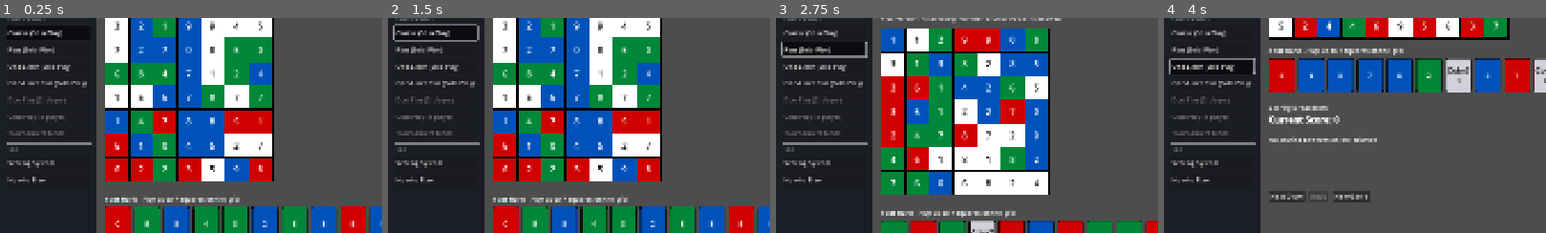
Above: before the commit, frames 1-4 (left to right).
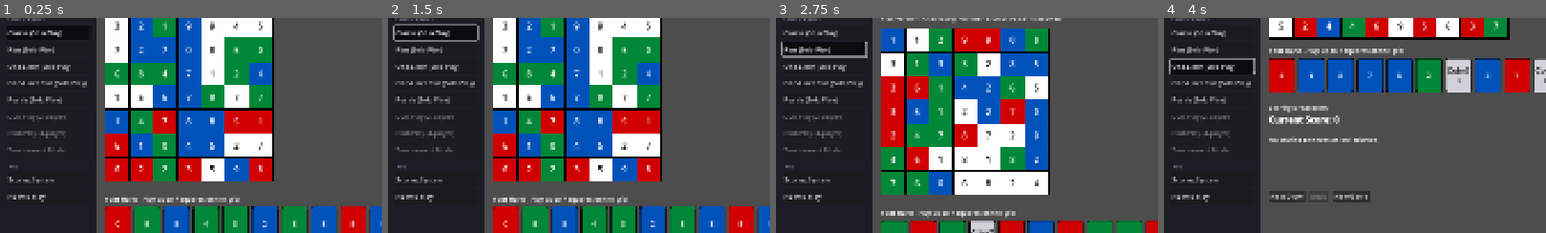
Above: after the commit, the same moments.

Repository: nadamcnada/chromodulus
Game: Godot game, scene res://scenes/Main.tscn
Same seed, same stepped clock (60 frames per second), same inputs: the game is played once before the commit and once after it.
Inputs:
- Up to frame 1 (0.25 s): no input
- Up to frame 2 (1.5 s): click "Classic (Solo Play)" at 0.5 s; click "Classic (Solo Play)" at 1.25 s
- Up to frame 3 (2.75 s): click "Plus (Solo Play)" at 2 s
- Up to frame 4 (4 s): click "Plus (Solo Play)" at 2.75 s; click "One-Liner (Solo Play)" at 3.5 s
The pictures show only the part of the screen within x 0-50%, y 9-59%; the shares and areas given below are measured in that part.

The runs differ from the first frame. In frame 1, 1.5% of the frame differs, in the area x 1-24%, y 36-86%; in frame 2, 1.5%; in frame 3, 1.5%; in frame 4, 1.5%.

Commit message:
Add Chromodulus Puzzle: 3x3 grid, win/lose
New ruleset played on a 3x3 grid, randomly filled at start, with the
same three-draw structure as One-Liner (two draws of up to 7 plays,
then a final draw of up to 10). No scoring - End Game just checks
whether the grid is solved.

PatternEngine.check_puzzle_solved(grid) requires both:
- Every one of the 8 lines (3 rows, 3 columns, 2 diagonals) is
  independently a numeric Cluster or Run (reusing the existing 0-can-
  wrap Run check), and
- The grid's colors as a whole are one of: all one color, a 2-color
  checkerboard, or 3 rows (or 3 columns) each solid a single color with
  all three colors distinct.
Verified against the worked examples (123/123/123, 111/222/333,
000/000/000) plus negative cases (random grids, and a numerically
valid grid with scattered, non-matching colors).

GameState gains a PUZZLE case (3x3, 3 draws) and end_game() branches to
check_puzzle_solved() instead of score_grid() - score_grid() assumes a
7x7 or 1x10 layout and isn't dimension-safe for a 3x3 grid. GameView
skips the scoring panel/live pattern highlighting for Puzzle in favor
of a plain Solved!/Not Solved status. main.gd adds the sidebar entry;
per instruction, the RH reference panel and Scoring System/How to Play
links are left as-is (falling back to Classic's placeholder) until
Puzzle-specific content is provided.

Diff:
--- a/scripts/game_state.gd
+++ b/scripts/game_state.gd
@@ -2,18 +2,22 @@
 extends RefCounted
 ##
 ## GameState: the authoritative Chromodulus game engine, shared by every
-## game version (Classic, Plus, One-Liner, One-Liner Plus, ...). Each GameView
-## owns its own instance - these are separate, independent games, not one
-## shared session - and the [member ruleset] tells PatternEngine which
-## scoring rules to apply.
+## game version (Classic, Plus, One-Liner, One-Liner Plus, Puzzle, ...). Each
+## GameView owns its own instance - these are separate, independent games,
+## not one shared session - and the [member ruleset] tells PatternEngine
+## which scoring rules to apply.
 ##
 ## Classic/Plus own a 7x7 grid and a five-draw sequence: four 10-card draws
 ## (play up to 7, then advance with Next Draw) followed by a fifth and final
 ## 10-card draw (play any/all, then End Game). One-Liner/One-Liner Plus own a
-## single 1x10 row and a three-draw sequence instead (two 10-card draws,
-## play up to 7 each, then a third and final draw playing any/all). Undo
-## steps back one played square at a time but never crosses into a previous
-## draw - it can only go as far back as the current draw's freshly dealt hand.
+## single 1x10 row, and Puzzle a 3x3 grid, each with a three-draw sequence
+## instead (two 10-card draws, play up to 7 each, then a third and final
+## draw playing any/all). Undo steps back one played square at a time but
+## never crosses into a previous draw - it can only go as far back as the
+## current draw's freshly dealt hand.
+##
+## Puzzle is win/lose rather than scored: end_game() checks
+## PatternEngine.check_puzzle_solved() instead of score_grid().
 
 signal state_changed
 signal message(text: String)
@@ -21,7 +25,7 @@
 const MAX_PLAYS_PER_DRAW := 7
 const DRAW_SIZE := 10
 
-var ruleset: String = "CLASSIC"  # "CLASSIC" | "PLUS" | "ONE_LINER" | "ONE_LINER_PLUS"
+var ruleset: String = "CLASSIC"  # "CLASSIC" | "PLUS" | "ONE_LINER" | "ONE_LINER_PLUS" | "PUZZLE"
 
 var grid_rows: int = 7
 var grid_cols: int = 7
@@ -43,6 +47,10 @@
 	if ruleset in ["ONE_LINER", "ONE_LINER_PLUS"]:
 		grid_rows = 1
 		grid_cols = 10
+		total_draws = 3
+	elif ruleset == "PUZZLE":
+		grid_rows = 3
+		grid_cols = 3
 		total_draws = 3
 	else:
 		grid_rows = 7
@@ -288,8 +296,10 @@
 func end_game() -> Dictionary:
 	if phase != "FINAL_DRAW":
 		return _fail("You can only end the game after the final draw.")
-	var result: Dictionary = PatternEngine.score_grid(grid, ruleset)
-	last_result = result
+	if ruleset == "PUZZLE":
+		last_result = {"solved": PatternEngine.check_puzzle_solved(grid)}
+	else:
+		last_result = PatternEngine.score_grid(grid, ruleset)
 	phase = "GAME_OVER"
 	state_changed.emit()
 	return {"ok": true, "error": ""}
--- a/scripts/main.gd
+++ b/scripts/main.gd
@@ -7,6 +7,7 @@
 var plus_view: GameView
 var one_liner_view: GameView
 var one_liner_plus_view: GameView
+var puzzle_view: GameView
 var info_dialog: InfoDialog
 var content_area: Control
 var _nav_buttons: Dictionary = {}
@@ -51,6 +52,11 @@
 	one_liner_plus_view.set_anchors_preset(Control.PRESET_FULL_RECT)
 	content_area.add_child(one_liner_plus_view)
 
+	puzzle_view = GameView.new()
+	puzzle_view.ruleset = "PUZZLE"
+	puzzle_view.set_anchors_preset(Control.PRESET_FULL_RECT)
+	content_area.add_child(puzzle_view)
+
 	info_dialog = InfoDialog.new()
 	content_area.add_child(info_dialog)
 
@@ -88,6 +94,7 @@
 	_nav_buttons["plus"] = _add_nav_button(vbox, "Plus (Solo Play)", func(): _show_view("plus"))
 	_nav_buttons["one_liner"] = _add_nav_button(vbox, "One-Liner (Solo Play)", func(): _show_view("one_liner"))
 	_nav_buttons["one_liner_plus"] = _add_nav_button(vbox, "One-Liner Plus (Solo Play)", func(): _show_view("one_liner_plus"))
+	_nav_buttons["puzzle"] = _add_nav_button(vbox, "Puzzle (Solo Play)", func(): _show_view("puzzle"))
 	for label in ["Duo Play (2-player)", "Club Play (4-player)", "Tournament Mode"]:
 		var btn := _add_nav_button(vbox, label, func(): pass)
 		btn.disabled = true
@@ -153,6 +160,7 @@
 	plus_view.visible = which == "plus"
 	one_liner_view.visible = which == "one_liner"
 	one_liner_plus_view.visible = which == "one_liner_plus"
+	puzzle_view.visible = which == "puzzle"
 	for key in _nav_buttons.keys():
 		var btn: Button = _nav_buttons[key]
 		if not btn.disabled:
--- a/scripts/pattern_engine.gd
+++ b/scripts/pattern_engine.gd
@@ -27,6 +27,8 @@
 ## and another at cells 3-6): the shared cells become Nexus cells same as
 ## they would across two different lines elsewhere. Lengths 8-10 extend the
 ## score table (30/40/50pts).
+##
+## PUZZLE: a 3x3 grid, win/lose rather than scored - see check_puzzle_solved().
 ##
 ## Design notes, consistent since the original Base engine:
 ## - Classic/Plus: 7 rows, 7 columns, and all diagonals/anti-diagonals of
@@ -381,3 +383,104 @@
 		if ok:
 			return true
 	return false
+
+
+# ---------------------------------------------------------------------------
+# Puzzle (3x3, win/lose)
+# ---------------------------------------------------------------------------
+
+## A Puzzle grid is solved when BOTH hold:
+## 1. Every one of the 8 lines (3 rows, 3 columns, 2 diagonals) is, on its
+##    own, a numeric Cluster or Run (colors aren't considered per line here).
+## 2. The grid's colors as a whole form one of three allowed arrangements:
+##    all one color, a 2-color checkerboard, or 3 rows (or 3 columns) each
+##    solid a single color, with all three colors distinct.
+static func check_puzzle_solved(grid: Array) -> bool:
+	return _puzzle_numeric_lines_ok(grid) and _puzzle_color_pattern_ok(grid)
+
+
+static func _puzzle_lines() -> Array:
+	var lines: Array = []
+	for r in range(3):
+		lines.append([Vector2i(r, 0), Vector2i(r, 1), Vector2i(r, 2)])
+	for c in range(3):
+		lines.append([Vector2i(0, c), Vector2i(1, c), Vector2i(2, c)])
+	lines.append([Vector2i(0, 0), Vector2i(1, 1), Vector2i(2, 2)])
+	lines.append([Vector2i(0, 2), Vector2i(1, 1), Vector2i(2, 0)])
+	return lines
+
+
+static func _puzzle_numeric_lines_ok(grid: Array) -> bool:
+	for line in _puzzle_lines():
+		var numbers: Array = []
+		for p in line:
+			numbers.append(grid[p.x][p.y]["number"])
+		if not (_is_cluster(numbers) or _is_run(numbers)):
+			return false
+	return true
+
+
+static func _puzzle_color_pattern_ok(grid: Array) -> bool:
+	var colors: Array = []
+	for r in range(3):
+		var row: Array = []
+		for c in range(3):
+			row.append(grid[r][c]["color"])
+		colors.append(row)
+
+	return (
+		_puzzle_is_monochrome(colors)
+		or _puzzle_is_checkerboard(colors)
+		or _puzzle_is_solid_distinct_rows(colors)
+		or _puzzle_is_solid_distinct_rows(_transpose_3x3(colors))
+	)
+
+
+static func _transpose_3x3(colors: Array) -> Array:
+	var t: Array = []
+	for c in range(3):
+		var row: Array = []
+		for r in range(3):
+			row.append(colors[r][c])
+		t.append(row)
+	return t
+
+
+static func _puzzle_is_monochrome(colors: Array) -> bool:
+	var first: String = colors[0][0]
+	for r in range(3):
+		for c in range(3):
+			if colors[r][c] != first:
+				return false
+	return true
+
+
+static func _puzzle_is_checkerboard(colors: Array) -> bool:
+	var color_a: String = colors[0][0]
+	var color_b: String = colors[0][1]
+	if color_a == color_b:
+		return false
+	for r in range(3):
+		for c in range(3):
+			var expected: String = color_a if (r + c) % 2 == 0 else color_b
+			if colors[r][c] != expected:
+				return false
+	return true
+
+
+## True if every row is solid one color and the three rows' colors are all
+## distinct. Called a second time on the transposed grid to also check
+## solid-distinct columns.
+static func _puzzle_is_solid_distinct_rows(colors: Array) -> bool:
+	var row_colors: Array = []
+	for r in range(3):
+		var first: String = colors[r][0]
+		for c in range(3):
+			if colors[r][c] != first:
+				return false
+		row_colors.append(first)
+	return (
+		row_colors[0] != row_colors[1]
+		and row_colors[1] != row_colors[2]
+		and row_colors[0] != row_colors[2]
+	)
--- a/scripts/ui/game_view.gd
+++ b/scripts/ui/game_view.gd
@@ -495,7 +495,11 @@
 
 func _refresh() -> void:
 	_ensure_wildcard_dialog()
-	var live_result: Dictionary = PatternEngine.score_grid(game_state.grid, ruleset)
+	# Puzzle is win/lose (checked in end_game()), not scored - score_grid()
+	# also isn't dimension-safe for a 3x3 grid, so it's never called here.
+	var live_result: Dictionary = (
+		{} if ruleset == "PUZZLE" else PatternEngine.score_grid(game_state.grid, ruleset)
+	)
 	_refresh_grid(live_result)
 	_refresh_hand()
 	_refresh_status(live_result)
@@ -537,7 +541,7 @@
 
 func _refresh_grid(live_result: Dictionary) -> void:
 	var pattern_set: Dictionary = {}
-	for pc in live_result["pattern_cells"]:
+	for pc in live_result.get("pattern_cells", []):
 		pattern_set["%d,%d" % [pc["row"], pc["col"]]] = true
 
 	for r in range(grid_rows):
@@ -572,18 +576,30 @@
 
 
 func _refresh_status(live_result: Dictionary) -> void:
-	match game_state.phase:
-		"DRAWING":
-			status_label.text = "Draw %d of %d — Played %d/%d — Current Score: %d. Press Next Draw when you're ready to move on." % [
-				game_state.draw_number, game_state.total_draws - 1,
-				game_state.played_this_draw, GameState.MAX_PLAYS_PER_DRAW, live_result["total"]
-			]
-		"FINAL_DRAW":
-			status_label.text = "Final Draw — %d squares left to play — Current Score: %d. Press End Game when you're finished." % [
-				game_state.hand.size(), live_result["total"]
-			]
-		"GAME_OVER":
-			status_label.text = "Game Over — Final Score: %d" % game_state.last_result.get("total", 0)
+	if ruleset == "PUZZLE":
+		match game_state.phase:
+			"DRAWING":
+				status_label.text = "Draw %d of %d — Played %d/%d. Arrange every row, column and diagonal into a pattern, then press End Game." % [
+					game_state.draw_number, game_state.total_draws - 1,
+					game_state.played_this_draw, GameState.MAX_PLAYS_PER_DRAW
+				]
+			"FINAL_DRAW":
+				status_label.text = "Final Draw — %d squares left to play. Press End Game when you're finished." % game_state.hand.size()
+			"GAME_OVER":
+				status_label.text = "Solved!" if game_state.last_result.get("solved", false) else "Not Solved"
+	else:
+		match game_state.phase:
+			"DRAWING":
+				status_label.text = "Draw %d of %d — Played %d/%d — Current Score: %d. Press Next Draw when you're ready to move on." % [
+					game_state.draw_number, game_state.total_draws - 1,
+					game_state.played_this_draw, GameState.MAX_PLAYS_PER_DRAW, live_result["total"]
+				]
+			"FINAL_DRAW":
+				status_label.text = "Final Draw — %d squares left to play — Current Score: %d. Press End Game when you're finished." % [
+					game_state.hand.size(), live_result["total"]
+				]
+			"GAME_OVER":
+				status_label.text = "Game Over — Final Score: %d" % game_state.last_result.get("total", 0)
 
 	if game_state.pending_invert_id != -1:
 		hint_label.text = "Invert Wildcard selected — click another square in your hand to apply it (subtract instead of add)."
@@ -598,8 +614,18 @@
 
 func _refresh_score_panel(live_result: Dictionary) -> void:
 	var is_final: bool = game_state.phase == "GAME_OVER"
+	if ruleset == "PUZZLE":
+		score_label.text = _format_puzzle_result(is_final)
+		return
 	var result: Dictionary = game_state.last_result if is_final else live_result
 	score_label.text = _format_result(result, is_final)
+
+
+func _format_puzzle_result(is_final: bool) -> String:
+	if not is_final:
+		return "[b][font_size=22]Chromodulus Puzzle[/font_size][/b]\n\nArrange every row, column and diagonal into a numeric Cluster or Run, with the colors forming one of the allowed patterns, then press End Game to check your solution."
+	var solved: bool = game_state.last_result.get("solved", false)
+	return "[b][font_size=22]%s[/font_size][/b]" % ("Solved!" if solved else "Not Solved")
 
 
 func _format_result(result: Dictionary, is_final: bool) -> String:
